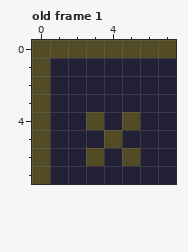
A pixel-art file gets an edit: src/assets/tiles2.aseprite. The first picture shows the starting point.
8x8 pixels, 2 frames. Shown: old frame 1.
New version:
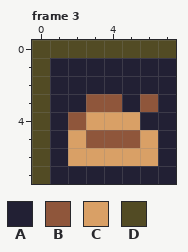
Palette (. is transparent): A #222034  B #8f563b  C #d9a066  D #524b24
A new or re-ordered frame is compared with the old frame closest to it.
Changes in this commit:
frames 2 -> 3
Frame 3 is new; against old frame 1:
Colour A becomes colour B in row 3 at x 3 to 4 and 6; in row 4 at x 2; in row 5 at x 3 and 5.
Colour D becomes colour B in row 5 at x 4.
Colour A becomes colour C in row 4 at x 4; in row 5 at x 2 and 6; in row 6 at x 2, 4 and 6.
Colour D becomes colour C in row 4 at x 3 and 5; in row 6 at x 3 and 5.
Changed places in both pictures, as pixel boxes (x1, y1, x2, y2):
changed: (68, 94, 158, 166)
